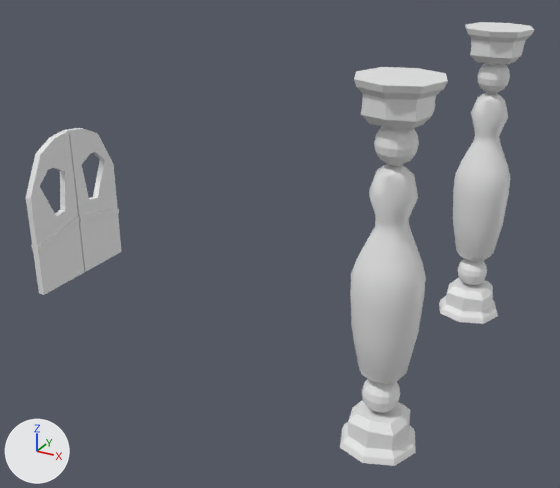
The Blender file art/models/props/alley_door/alley_door.blend: old version first, new version second.
The view is the same before and after, from a 50 mm lens placed at (15.88, -16.14, 10.48), pointed at (7.0, 0.0, 2.41). Lighting does not change. The marker at lower left points along +X, +Y and +Z. The older version comes first.

The first picture shows 'Pillars', 'Pillars.001', 'alley_door_left', 'alley_door_left.001'.
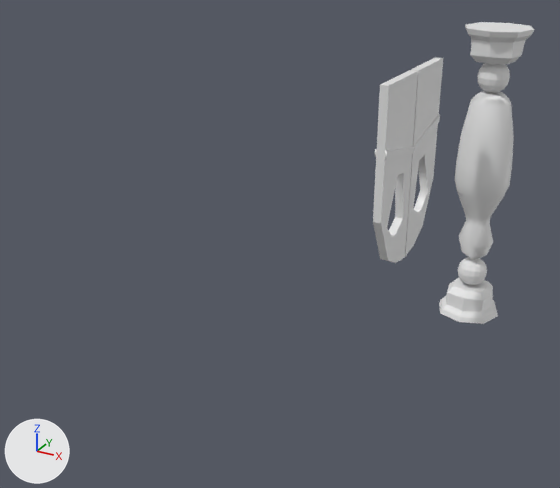
The newer file is also rescaled (x1.032), turned or shifted as a whole; pictures and numbers use the older file's frame.

Changed parts and their boxes [x1, y1, x2, y2] in the pictures (560 x 488 px):
'Pillars', deleted: before [340, 67, 448, 466]
'Pillars.001', moved, turned: [439, 22, 535, 324] in both
'alley_door_left', moved, turned, rescaled: before [26, 130, 84, 295]; after [373, 70, 418, 263]
'alley_door_left.001', moved, turned, rescaled: before [65, 128, 122, 272]; after [405, 57, 443, 257]

The change in detail:
Object 'alley_door_left' (ob_alley_door_left) moves from (-0.62, 0.0, -0.5) to (10.94, -0.12, 7.69).
Object 'alley_door_left' (ob_alley_door_left) turns from (0, 0, 0) to (0, -180, 0) degrees about x, y and z.
Object 'alley_door_left' (ob_alley_door_left) is rescaled from (1.0, 0.994, 1.0) to (0.969, 0.963, 0.969).
Object 'alley_door_left.001' (ob_alley_door_left_001) moves from (-0.62, 0.0, -0.5) to (10.94, -0.12, 7.69).
Object 'alley_door_left.001' (ob_alley_door_left_001) turns from (0, 0, 0) to (0, -180, 0) degrees about x, y and z.
Object 'alley_door_left.001' (ob_alley_door_left_001) is rescaled from (1.0, 0.994, 1.0) to (0.969, 0.963, 0.969).
Object 'Pillars' (ob_pillars) is deleted.
Object 'Pillars.001' (ob_pillars_001) moves from (11.41, 15.83, 1.26) to (10.94, 15.83, 6.4).
Object 'Pillars.001' (ob_pillars_001) turns from (0, 0, 0) to (0, -180, 0) degrees about x, y and z.
